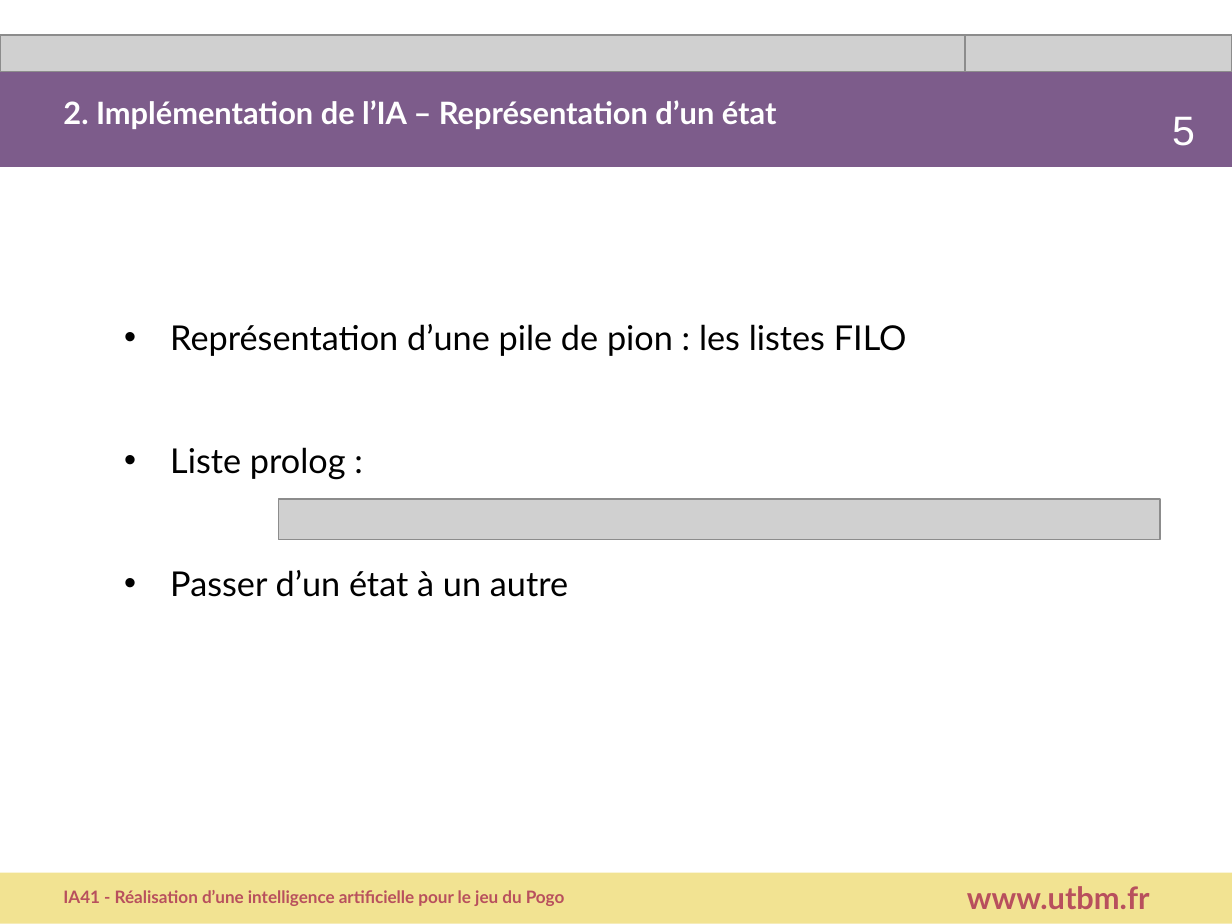
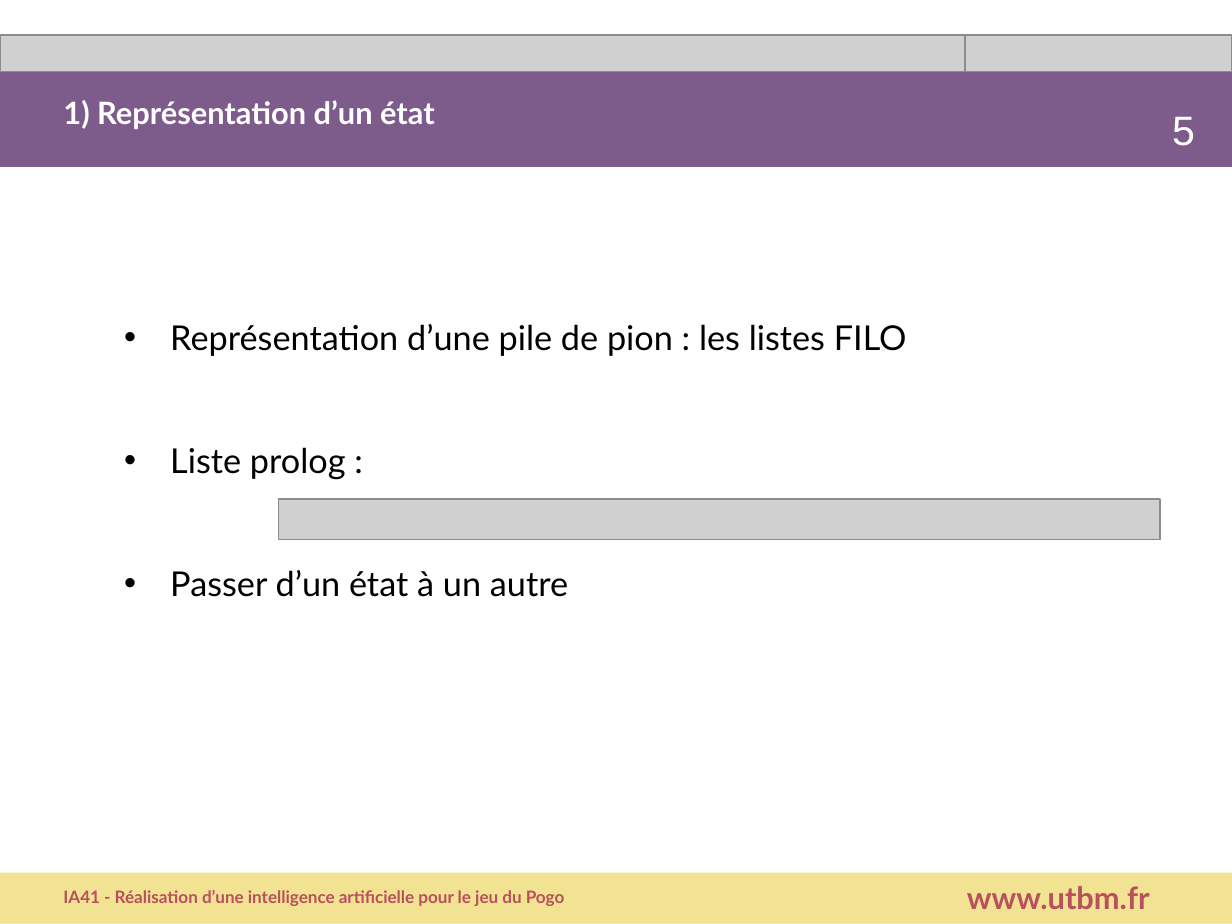
Before and after one commit to belkacemlahouel/IA41_Pogo, a slide deck: slide 3 of Presentation.ppt. Drawn at 1232x924 pixels with LibreOffice and Linux fonts; fonts in the diff are those of the drawing; grey boxes stand for pictures. Boxes give left, top, right and bottom in pixels: in the first picture for what was removed or moved away, otherwise in the second. Text is boxed around its words. In the diff, an @@ line names an element or a change of style, - is before the commit and + after.

```diff
--- a/Presentation.ppt
+++ b/Presentation.ppt
@@ text at box(63, 100, 435, 129): text changed @@
-2. Implémentation de l’IA – Représentation d’un état
+1) Représentation d’un état
```
Also in this commit, not shown: 6 other slides changed, 1 slide removed.
